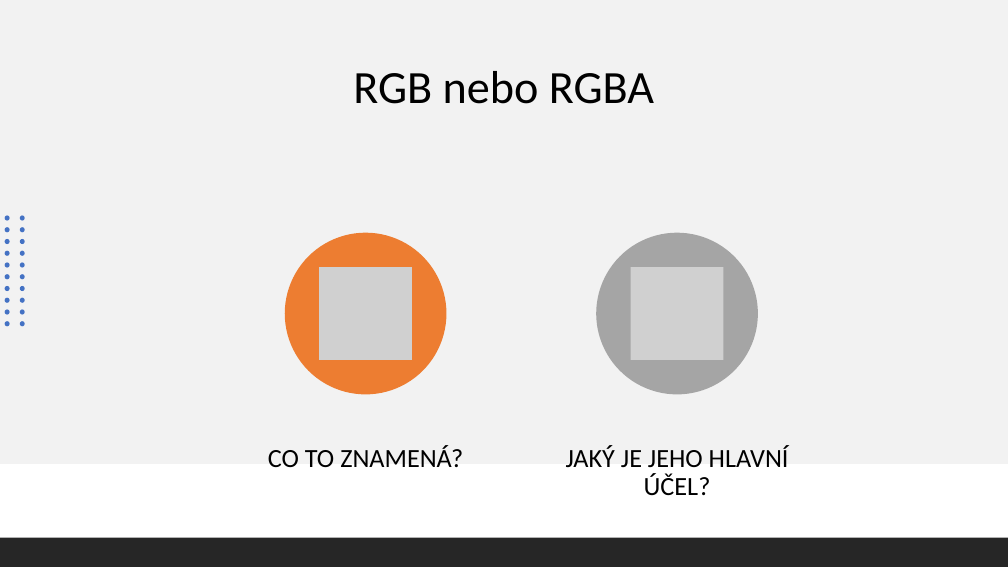
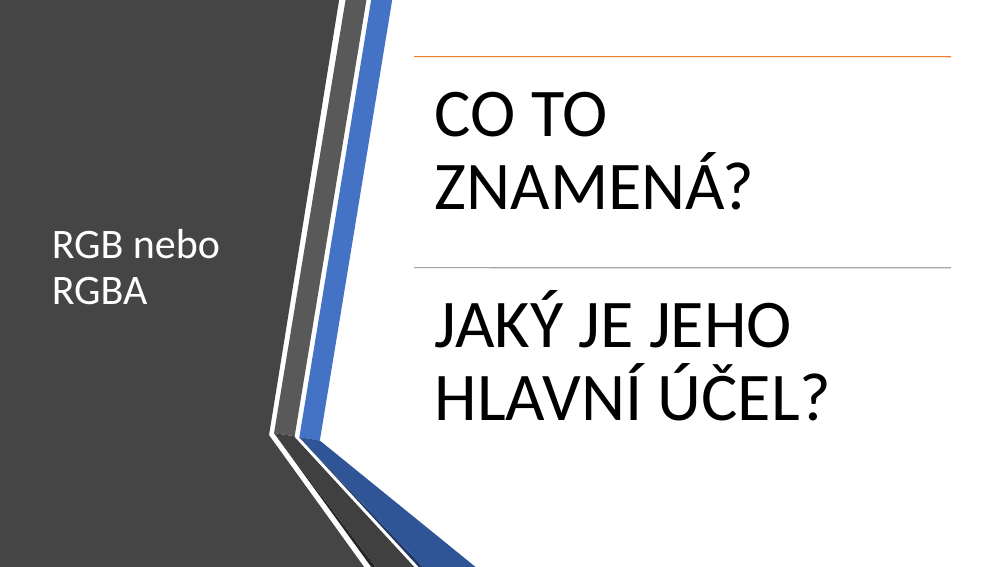
Before and after one commit to ibabayev7/barva, a slide deck: slide 6 of Presentation for IT.pptx. Drawn at 1008x567 pixels with LibreOffice and Linux fonts; fonts in the diff are those of the drawing; grey boxes stand for pictures. Boxes give left, top, right and bottom in pixels: in the first picture for what was removed or moved away, otherwise in the second. Text is boxed around its words. In the diff, an @@ line names an element or a change of style, - is before the commit and + after.

```diff
--- a/Presentation for IT.pptx
+++ b/Presentation for IT.pptx
@@ rectangle removed at (0,0,1008,464) @@
@@ freeform shape added at (0,0,364,567), fill #454545 @@
@@ title "RGB nebo RGBA": place and size @@
-title "RGB nebo RGBA" at (353,71,654,104)
+title "RGB nebo RGBA" at (52,229,220,305)
@@ title "RGB nebo RGBA" at (52,229,220,305): size 44 to 40 pt, text colour #000000 to #FFFFFF; alignment centre to left @@
@@ text "CO TO ZNAMENÁ?" at (435,91,755,210): size 25 to 65 pt; alignment centre to left; more space between paragraphs @@
@@ text "CO TO ZNAMENÁ?": place and size @@
-text "CO TO ZNAMENÁ?" at (268,445,463,467)
+text "CO TO ZNAMENÁ?" at (435,91,755,210)
@@ line added from (414, 57) to (951, 57), #ED7D31 1 pt @@
@@ text "JAKÝ JE JEHO HLAVNÍ ÚČEL?": place and size @@
-text "JAKÝ JE JEHO HLAVNÍ ÚČEL?" at (566,445,789,495)
+text "JAKÝ JE JEHO HLAVNÍ ÚČEL?" at (435,290,832,421)
@@ text "JAKÝ JE JEHO HLAVNÍ ÚČEL?" at (435,290,832,421): size 25 to 65 pt; alignment centre to left; more space between paragraphs @@
@@ line added from (414, 268) to (951, 268), #A5A5A5 1 pt @@
@@ group removed at (285,233,758,395): 2 ellipses, 2 pictures @@
@@ group removed at (5,215,25,326): 20 ellipses @@
@@ group added at (274,0,476,567): 6 freeform shapes @@
@@ rectangle removed at (0,538,1008,567) @@
```
Also in this commit, not shown: 2 other slides changed, 6 slides added, 2 slides removed.
